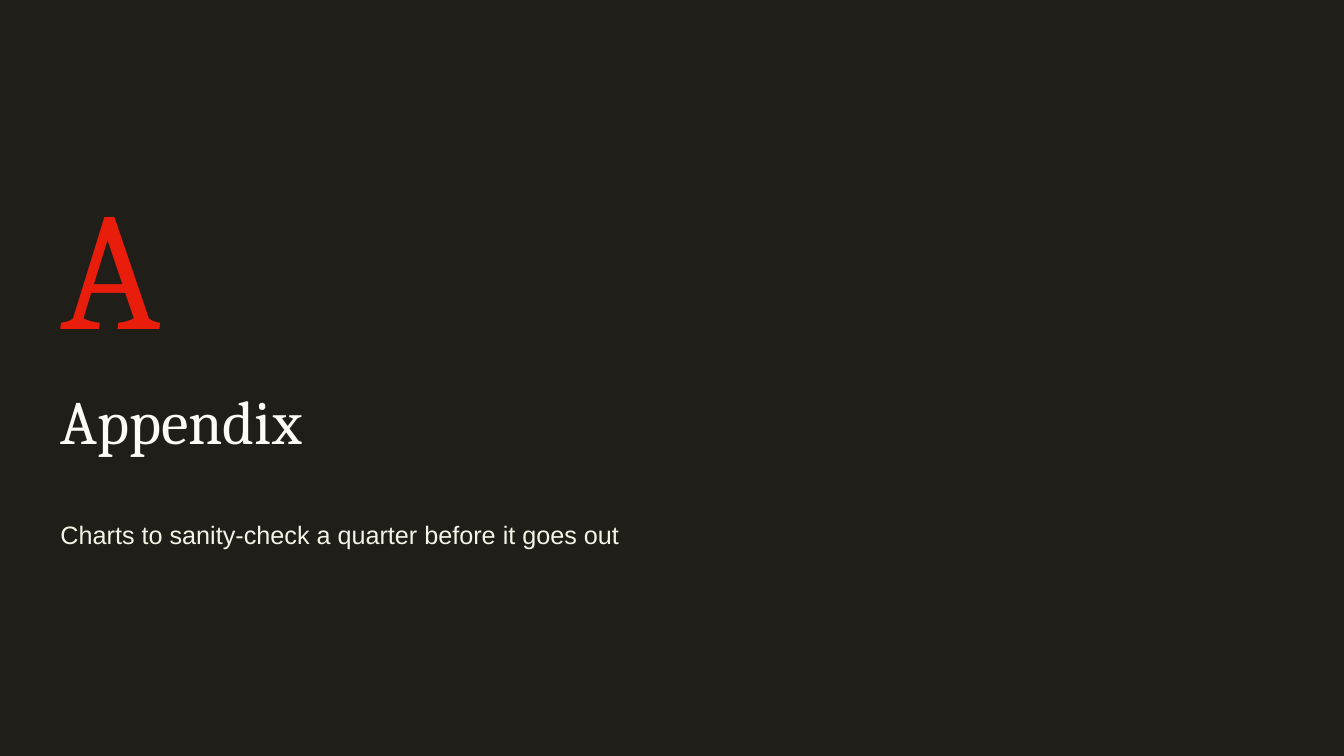
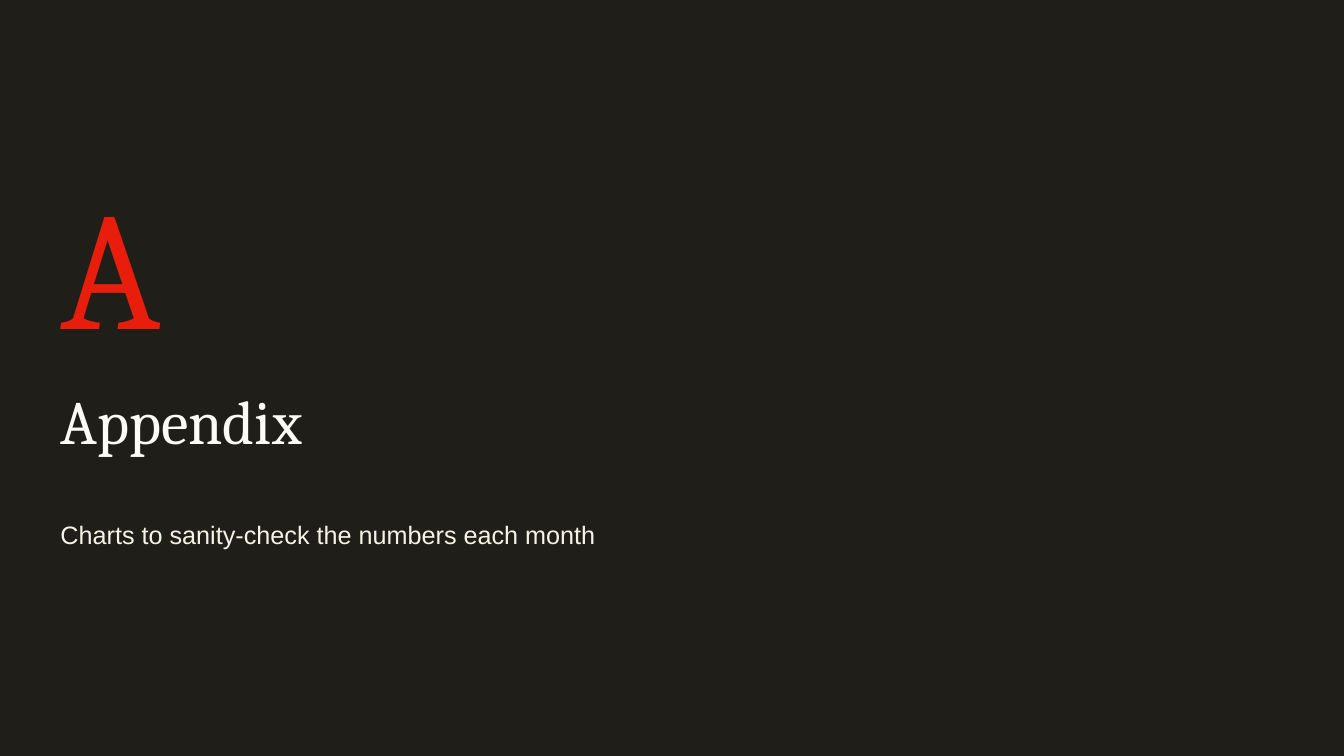
Before and after one commit to rogerhirano-nw/yield-dashboard, a slide deck: slide 29 of docs/TAG_IVT_Report_Update_Guide.pptx. Drawn at 1344x756 pixels with LibreOffice and Linux fonts; fonts in the diff are those of the drawing; background and template pictures are left out. Boxes give left, top, right and bottom in pixels: in the first picture for what was removed or moved away, otherwise in the second. Text is boxed around its words. In the diff, an @@ line names an element or a change of style, - is before the commit and + after.

```diff
--- a/docs/TAG_IVT_Report_Update_Guide.pptx
+++ b/docs/TAG_IVT_Report_Update_Guide.pptx
@@ text at (60, 525, 595, 550): text changed @@
-Charts to sanity-check a quarter before it goes out
+Charts to sanity-check the numbers each month
```
Also in this commit, not shown: 9 other slides changed, 3 other files.
